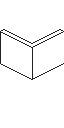
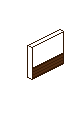
Comparing the layer stacks of the two 64x128 images. Changes:
added layer "WallFR1" above "WallR1" over [27, 29, 64, 80]
hid "WallF" over [0, 29, 64, 80]
